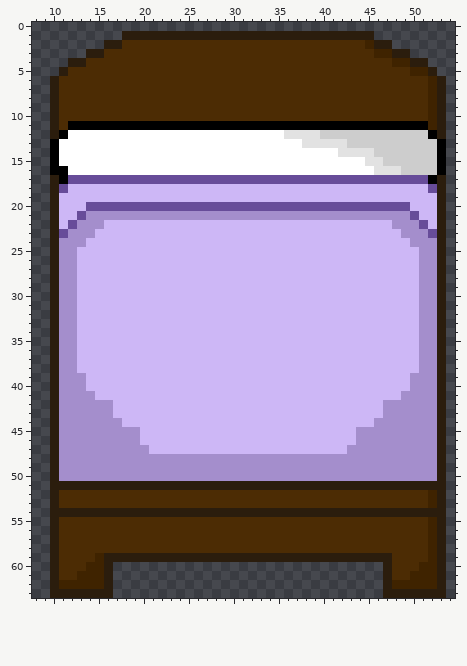
Pixel-art sprite: sprites/sp_bed/dc84bf1e-9995-4bc7-aacb-dfc16cd560aa.png. The picture above was drawn from the file before the commit.
The file is 64x64 pixels. Shown: x 8..54, y 0..63.
Now the later version:
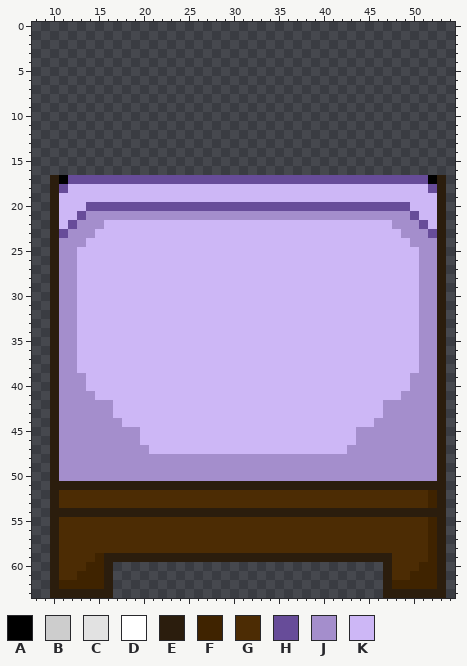
Palette (. is transparent): A #000000  B #cdcdcd  C #e2e2e2  D #ffffff  E #2b1d0d  F #3f2300  G #4c2c04  H #674c99  J #a48ecc  K #cdb7f6
Difference:
y 1: x 18..45 EEEEEEEEEEEEEEEEEEEEEEEEEEEE -> ............................
y 2: x 16..47 EEGGGGGGGGGGGGGGGGGGGGGGGGGGGFEE -> ................................
y 3: x 14..49 EEGGGGGGGGGGGGGGGGGGGGGGGGGGGGGGFFEE -> ....................................
y 4: x 12..51 EEGGGGGGGGGGGGGGGGGGGGGGGGGGGGGGGGGGFFEE -> ........................................
y 5: x 11..52 EGGGGGGGGGGGGGGGGGGGGGGGGGGGGGGGGGGGGGGFFE -> ..........................................
y 6..10: x 10..53 EGGGGGGGGGGGGGGGGGGGGGGGGGGGGGGGGGGGGGGGGGFE -> ............................................
y 11: x 10..53 EGAAAAAAAAAAAAAAAAAAAAAAAAAAAAAAAAAAAAAAAAFE -> ............................................
y 12: x 10..53 EADDDDDDDDDDDDDDDDDDDDDDDDCCCCBBBBBBBBBBBBAE -> ............................................
y 13: x 10..53 ADDDDDDDDDDDDDDDDDDDDDDDDDDDCCCCCBBBBBBBBBBA -> ............................................
y 14: x 10..53 ADDDDDDDDDDDDDDDDDDDDDDDDDDDDDDDCCCCBBBBBBBA -> ............................................
y 15: x 10..53 ADDDDDDDDDDDDDDDDDDDDDDDDDDDDDDDDDDCCBBBBBBA -> ............................................
y 16: x 10..53 AADDDDDDDDDDDDDDDDDDDDDDDDDDDDDDDDDDCCCBBBBA -> ............................................
Where, in picture pixels (left, top, right, bottom), the same in both pictures:
erased: (50, 31, 446, 175)
